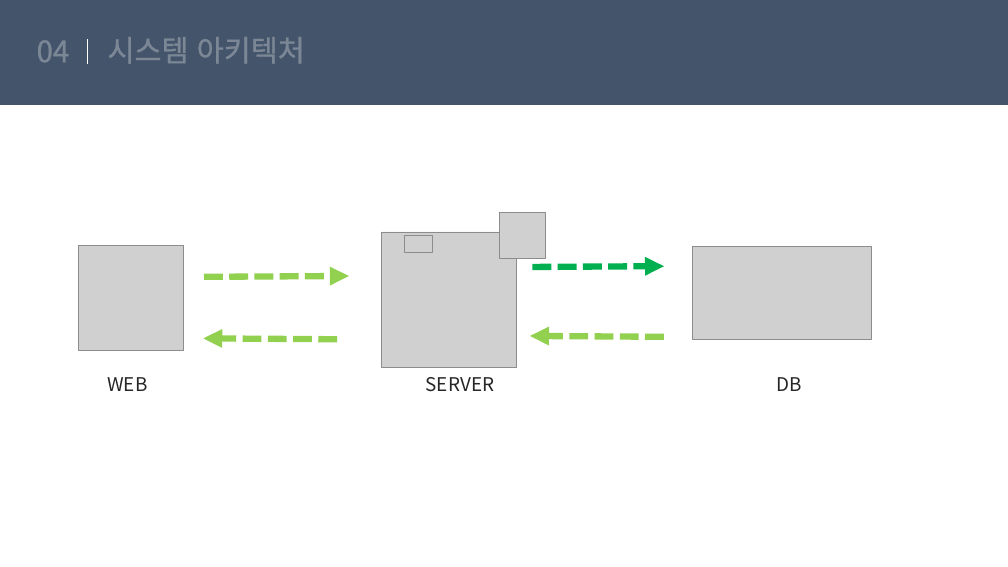
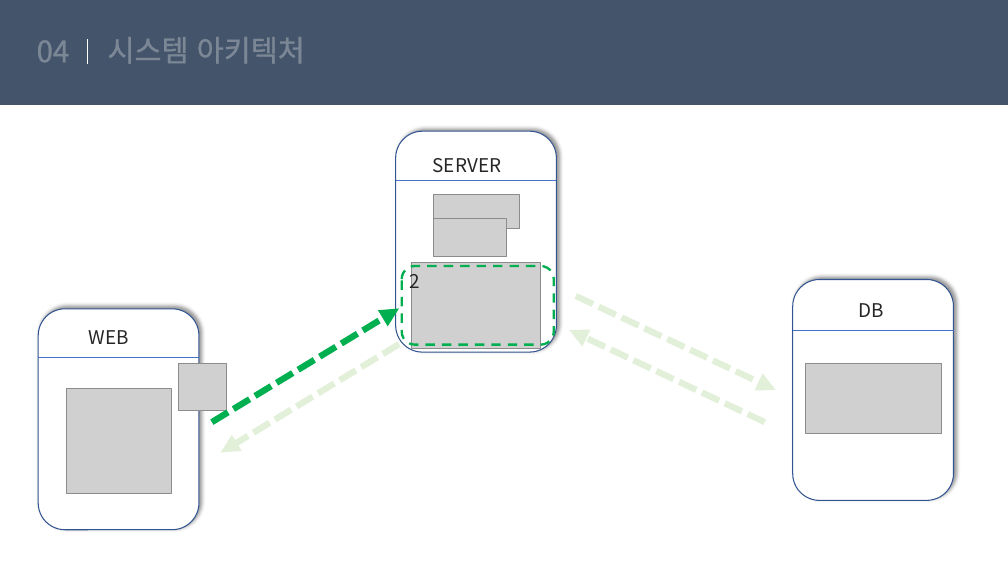
Before and after one commit to suna05/fanduck, a slide deck: slide 20 of suna/8월 29일 화/팬덕.pptx (slide 17 before the commit). Drawn at 1008x567 pixels with LibreOffice and Linux fonts; fonts in the diff are those of the drawing; grey boxes stand for pictures. Boxes give left, top, right and bottom in pixels: in the first picture for what was removed or moved away, otherwise in the second. Text is boxed around its words. In the diff, an @@ line names an element or a change of style, - is before the commit and + after.

```diff
--- a/suna/8월 29일 화/팬덕.pptx
+++ b/suna/8월 29일 화/팬덕.pptx
@@ rounded rectangle added at [395, 131, 557, 352], fill #FFFFFF, outline #325491 1 pt @@
@@ text "SERVER": place and size @@
-text "SERVER" at [426, 377, 494, 392]
+text "SERVER" at [433, 158, 501, 173]
@@ line added from (395, 180) to (557, 180), #4472C4 0.5 pt @@
@@ picture added at [433, 194, 520, 228] @@
@@ picture removed at [405, 235, 433, 252] @@
@@ picture added at [433, 218, 507, 256] @@
@@ picture removed at [500, 212, 545, 258] @@
@@ rounded rectangle added at [402, 266, 554, 345], outline #00B050 2.25 pt dashed @@
@@ text added at [409, 269, 419, 294], 18 pt, text #262626 @@
+2
@@ picture: place and size @@
-picture at [382, 232, 517, 368]
+picture at [411, 262, 541, 349]
@@ arrow removed from (532, 267) to (664, 266) @@
@@ picture removed at [693, 247, 871, 339] @@
@@ arrow added from (576, 296) to (776, 390), #E2F0D9 6 pt dashed @@
@@ rounded rectangle added at [793, 280, 954, 501], fill #FFFFFF, outline #325491 1 pt @@
@@ text "DB": place and size @@
-text "DB" at [776, 377, 801, 391]
+text "DB" at [858, 303, 883, 317]
@@ rounded rectangle added at [39, 309, 200, 529], fill #FFFFFF, outline #325491 1 pt @@
@@ text "WEB": place and size @@
-text "WEB" at [107, 377, 147, 391]
+text "WEB" at [89, 330, 129, 344]
@@ arrow moved from (204, 277) - (349, 276) to (212, 422) - (399, 309) @@
@@ arrow (212, 422) - (399, 309): stroke #92D050 6 pt dashed to #00B050 6 pt dashed @@
@@ line added from (39, 358) to (199, 358), #4472C4 0.5 pt @@
@@ arrow moved from (337, 340) - (203, 339) to (399, 344) - (221, 453) @@
@@ arrow (399, 344) - (221, 453): stroke #92D050 6 pt dashed to #E2F0D9 6 pt dashed @@
@@ arrow removed from (664, 337) to (530, 336) @@
@@ arrow added from (765, 422) to (569, 330), #E2F0D9 6 pt dashed @@
@@ line added from (793, 330) to (954, 330), #4472C4 0.5 pt @@
@@ picture: place and size @@
-picture at [79, 246, 184, 351]
+picture at [67, 389, 172, 494]
@@ picture added at [178, 363, 226, 411] @@
@@ picture added at [806, 363, 942, 433] @@
```
Also in this commit, not shown: 7 other slides changed, 7 slides added.
